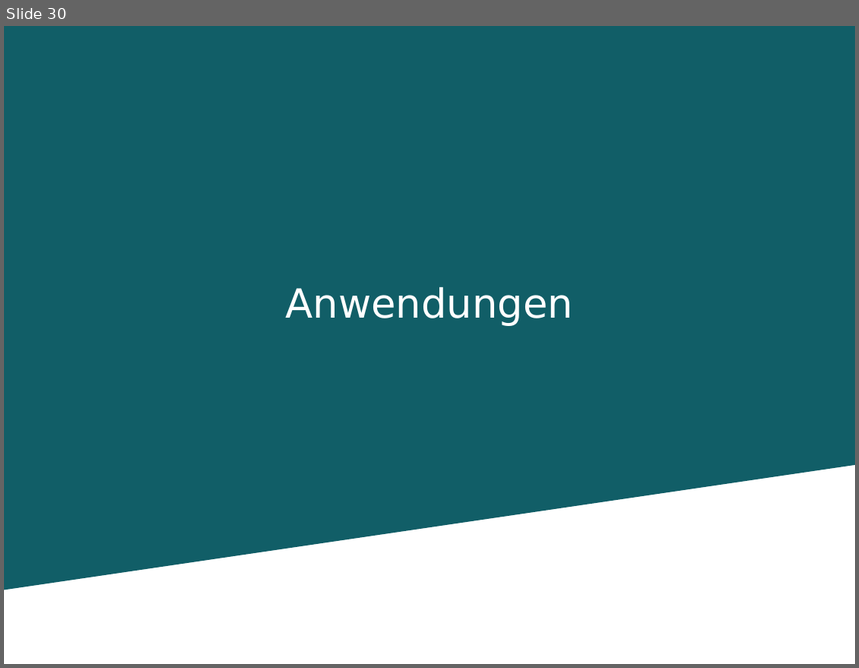
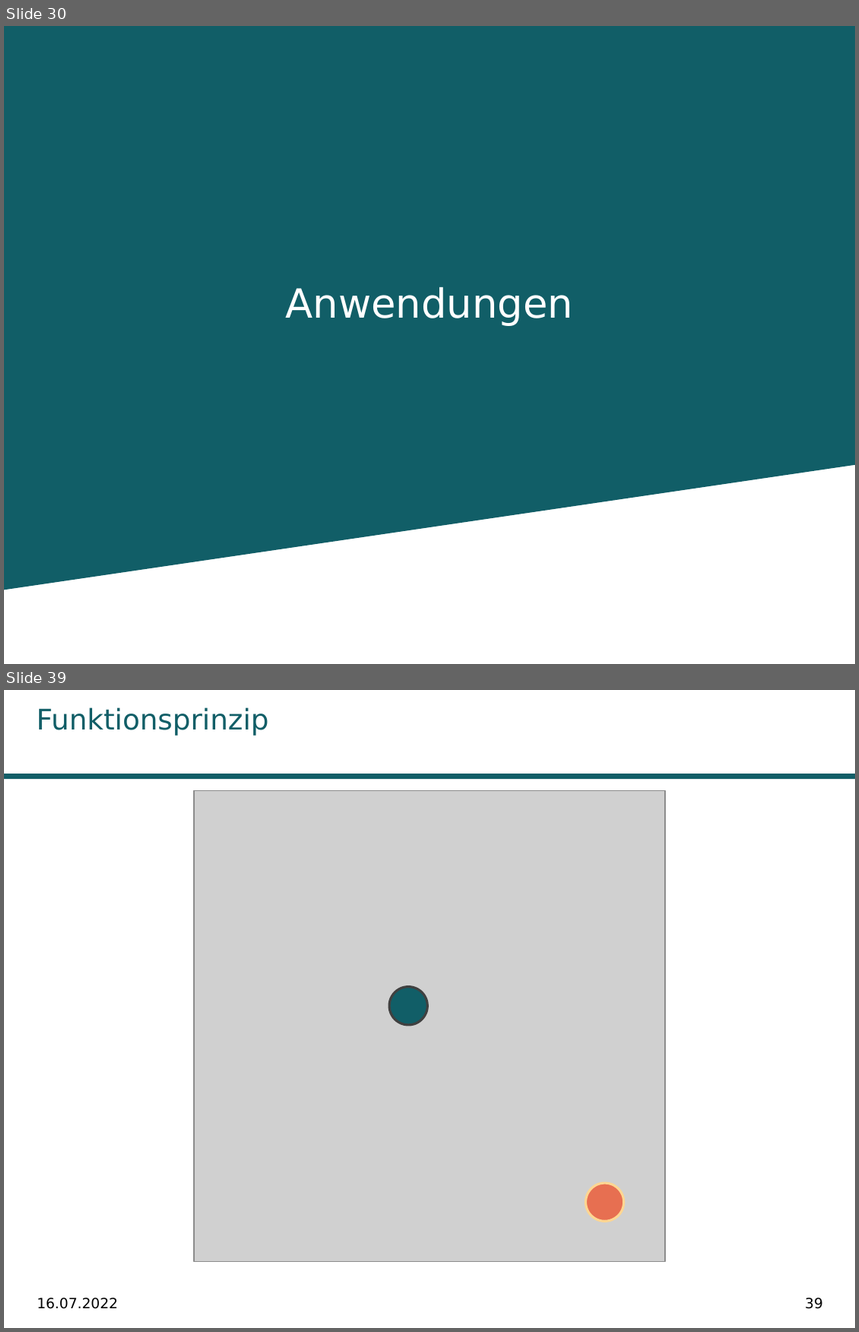
Before and after one commit to Kage0x3B/wissenschaftliches-arbeiten-praesentation, a slide deck: Präsentation Pfadplanungsalgorithmen.pptx. Shown one above the other, each under a label of ours: slide 30 before the commit, slides 30 and 39 after it; the slides between them are not shown. The pictures are 859x668 and 859x1332 pixels, drawn with LibreOffice and Linux fonts; fonts in the diff are those of the drawing; grey boxes stand for pictures; background and template pictures are left out. Boxes give left, top, right and bottom in pixels: in the first picture for what was removed or moved away, otherwise in the second. Text is boxed around its words. In the diff, an @@ line names an element or a change of style, - is before the commit and + after.

Commit message:
Update presentation with parts of a-star section and add images folder

```diff
--- a/Präsentation Pfadplanungsalgorithmen.pptx
+++ b/Präsentation Pfadplanungsalgorithmen.pptx
@@ slide 39 added at [4,690,855,1328], background #FFFFFF @@
@@ title added at [37,707,269,735], 24 pt, text #115E67 @@
+Funktionsprinzip
@@ rectangle added at [4,774,855,778], fill #115E67 @@
@@ picture added at [194,790,665,1262] @@
@@ ellipse added at [389,987,428,1025], fill #115E67, outline #404040 2 pt @@
@@ ellipse added at [586,1184,624,1222], fill #E76F51, outline #FDD692 2 pt @@
@@ text added at [37,1298,118,1309], 12 pt, text #000000 @@
+16.07.2022
@@ page number added at [805,1298,823,1309], 12 pt, text #000000 @@
+39
```
Also in this commit, not shown: 27 slides changed, 12 other slides added, 3 other files.
